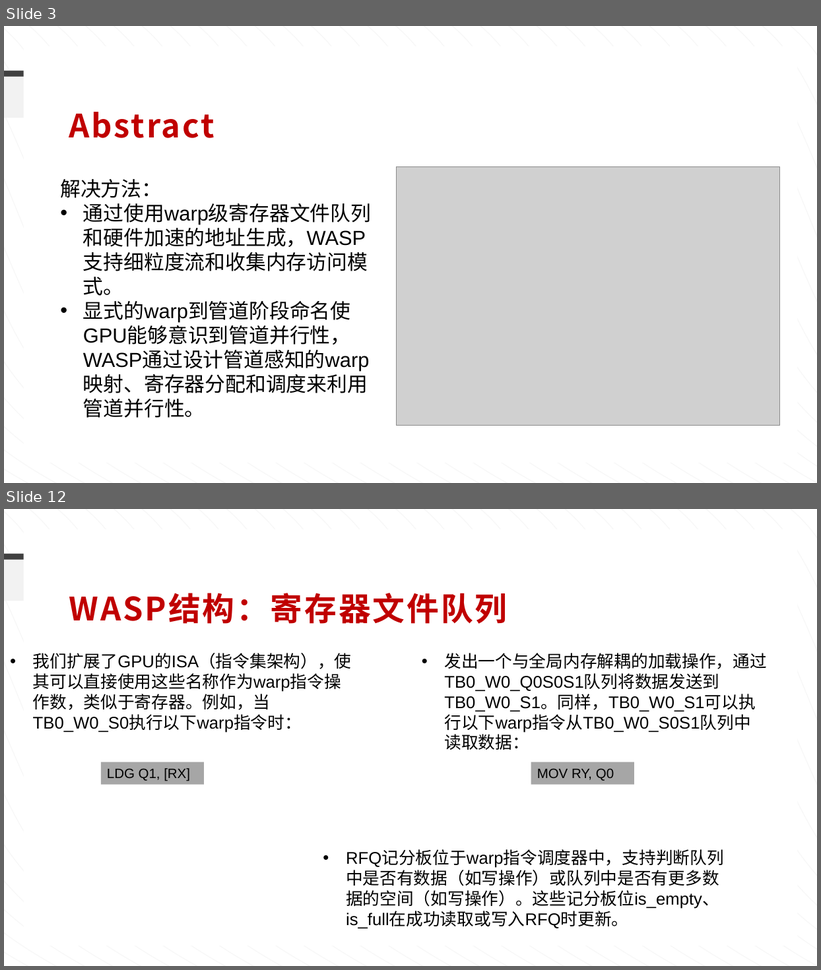
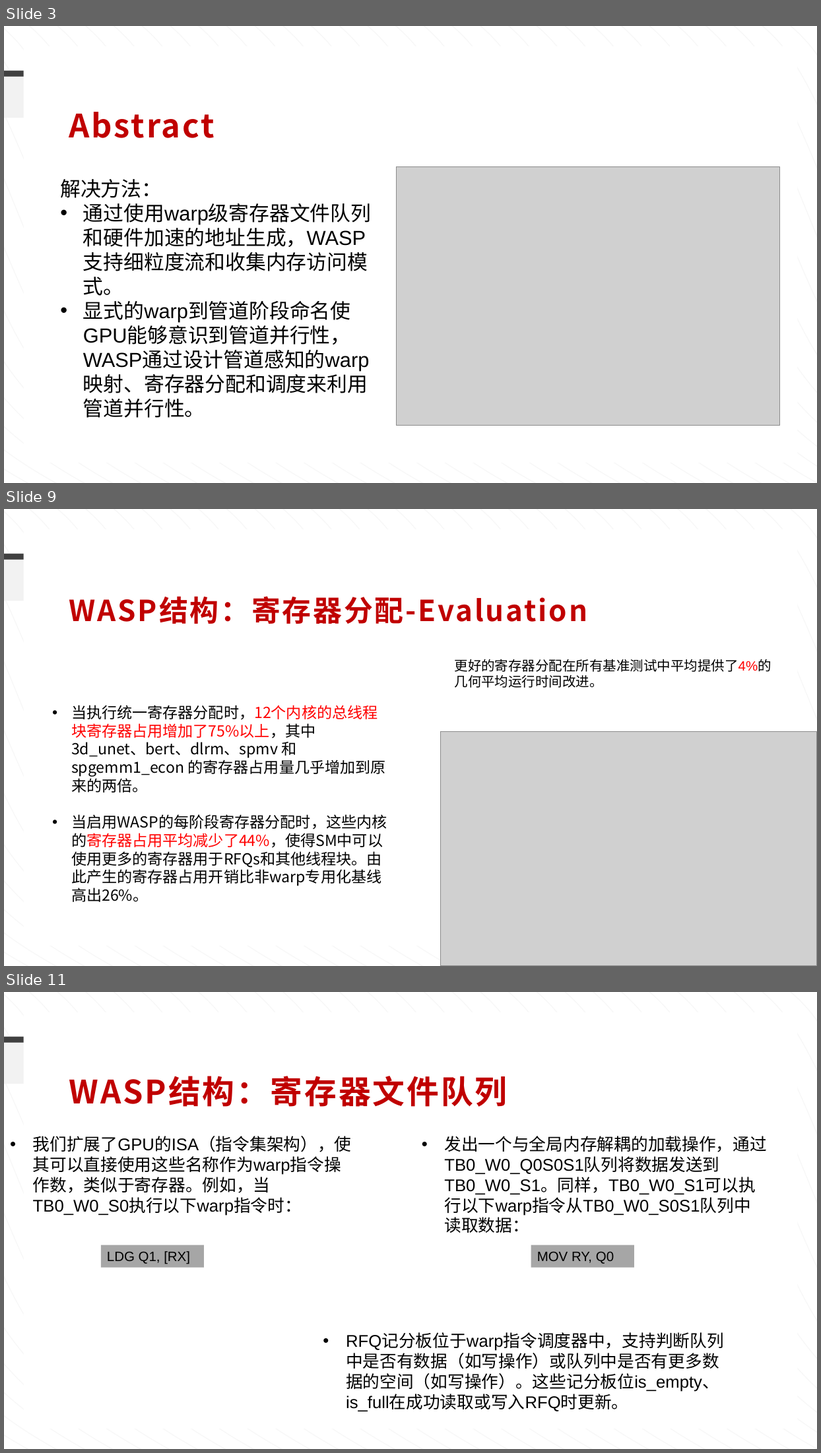
Before and after one commit to ziyuhuang123/dataflow_code, a slide deck: weekly_report/组会-0913.pptx. Shown one above the other, each under a label of ours: slides 3 and 12 before the commit, slides 3, 9 and 11 after it; the slides between them are not shown. The pictures are 821x970 and 821x1453 pixels, drawn with LibreOffice and Linux fonts; fonts in the diff are those of the drawing; grey boxes stand for pictures. Boxes give left, top, right and bottom in pixels: in the first picture for what was removed or moved away, otherwise in the second. Text is boxed around its words. In the diff, an @@ line names an element or a change of style, - is before the commit and + after.

```diff
--- a/weekly_report/组会-0913.pptx
+++ b/weekly_report/组会-0913.pptx
@@ slide 9 added at bbox=[4, 509, 817, 966], background #FFFFFF at 34% opacity; not listed: 42 template elements that a slide beside it also shows @@
@@ rectangle added at bbox=[24, 529, 797, 946], fill #FFFFFF @@
@@ text added at bbox=[69, 596, 587, 624], 34.2 pt, text #C00000, bold @@
+WASP结构：寄存器分配-Evaluation
@@ text added at bbox=[455, 659, 772, 688], 16 pt, text #000000 @@
+更好的寄存器分配在所有基准测试中平均提供了4%的几何平均运行时间改进。
@@ text added at bbox=[71, 705, 387, 902], 18 pt, text #000000 @@
+• 当执行统一寄存器分配时，12个内核的总线程块寄存器占用增加了75%以上，其中 3d_unet、bert、dlrm、spmv 和 spgemm1_econ 的寄存器占用量几乎增加到原来的两倍。
+• 当启用WASP的每阶段寄存器分配时，这些内核的寄存器占用平均减少了44%，使得SM中可以使用更多的寄存器用于RFQs和其他线程块。由此产生的寄存器占用开销比非warp专用化基线高出26%。
@@ picture added at bbox=[441, 731, 817, 966] @@
@@ what was slide 12 is now slide 11 @@
```
Also in this commit, not shown: 15 slides changed, 1 other slide added, 6 slides removed, 19 other files.
